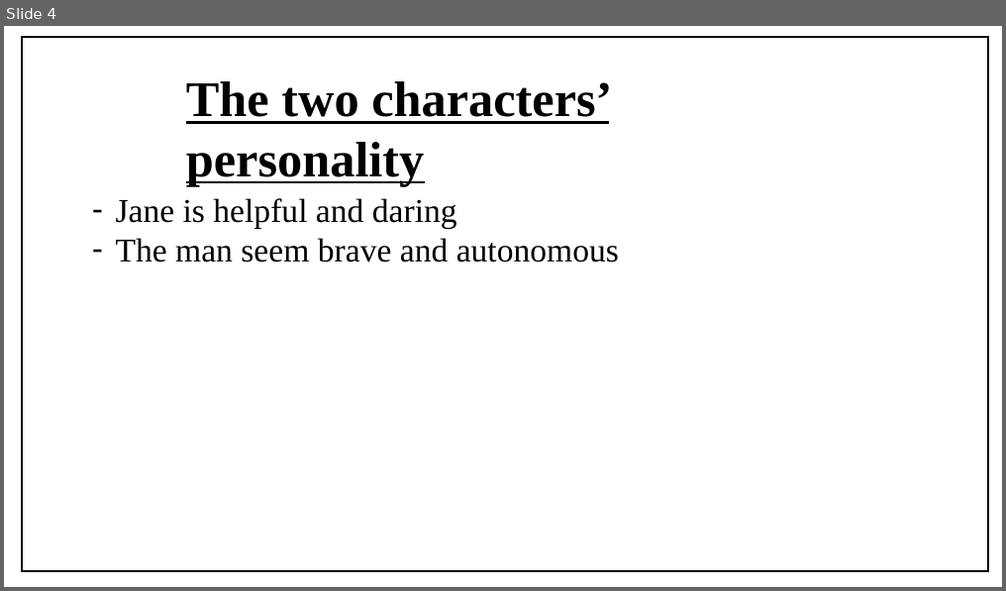
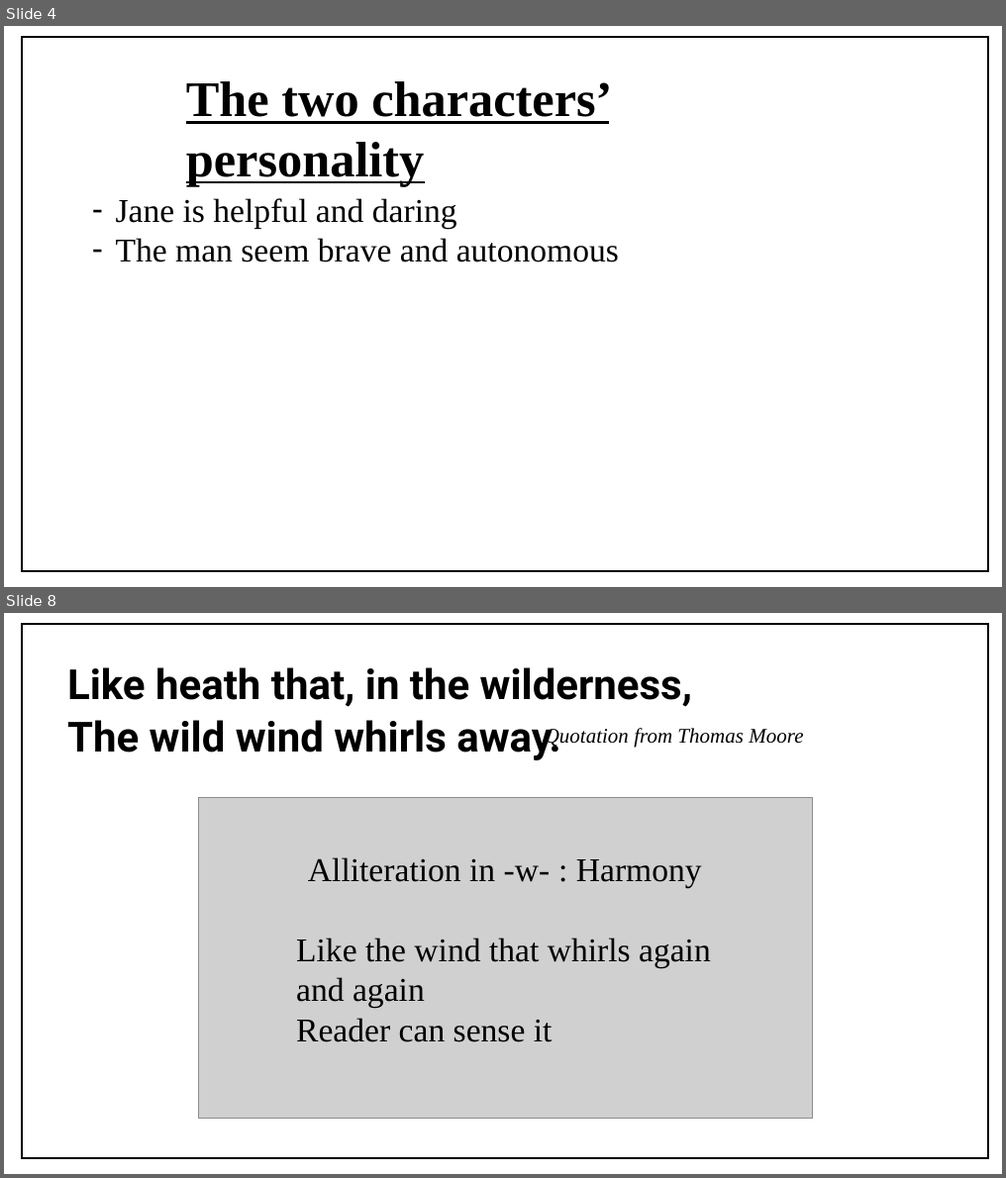
Before and after one commit to KerNioZz/LLCE, a slide deck: Chapter 12 - First meeting with Mr Rochester.pptx. Shown one above the other, each under a label of ours: slide 4 before the commit, slides 4 and 8 after it; the slides between them are not shown. The pictures are 1006x591 and 1006x1178 pixels, drawn with LibreOffice and Linux fonts; fonts in the diff are those of the drawing; grey boxes stand for pictures; background and template pictures are left out. Boxes give left, top, right and bottom in pixels: in the first picture for what was removed or moved away, otherwise in the second. Text is boxed around its words. In the diff, an @@ line names an element or a change of style, - is before the commit and + after.

```diff
--- a/Chapter 12 - First meeting with Mr Rochester.pptx
+++ b/Chapter 12 - First meeting with Mr Rochester.pptx
@@ slide 8 added at <box>4,613,1002,1174</box>, background picture (left out) @@
@@ rectangle added at <box>22,624,988,1159</box>, outline #000000 1.5 pt @@
@@ text added at <box>67,667,692,761</box>, 40 pt, text #000000, bold @@
+Like heath that, in the wilderness,
+The wild wind whirls away.
@@ text added at <box>545,728,803,748</box>, 20 pt, text #000000, italic @@
+Quotation from Thomas Moore
@@ picture added at <box>198,798,812,1118</box> @@
@@ text added at <box>296,858,711,1043</box>, 32 pt, text #000000 @@
+Alliteration in -w- : Harmony
+Like the wind that whirls again and again
+Reader can sense it
```
Also in this commit, not shown: 3 other slides added.
